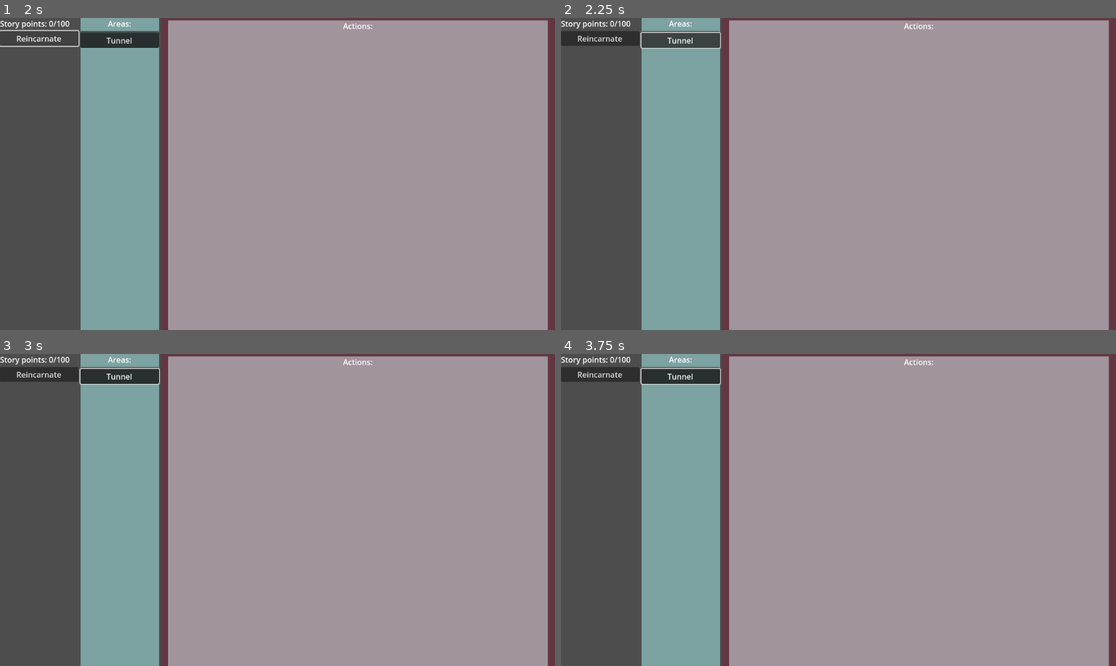
Above: before the commit, frames 1-4 (two rows, left to right).
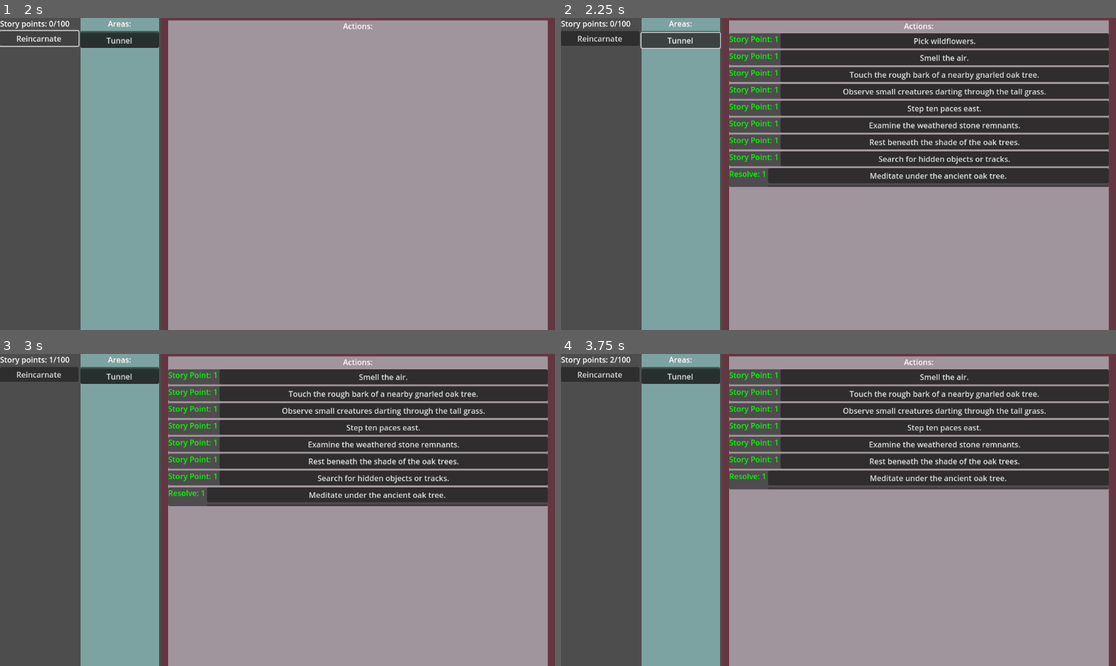
Above: after the commit, the same moments.

Repository: snipercup/Incremental-Chronicles
Game: Godot game, scene res://Scenes/main_menu.tscn
Two runs of this game, one before a commit and one after it. Both use one fixed random seed, a clock stepped at 60 frames per second and the inputs below.
Inputs (mouse positions are in pixels of both pictures, inside the frame that each line leads up to):
- Up to frame 1 (2 s): click "Start Game" at 0.5 s; click "Reincarnate" at 1.25 s
- Up to frame 2 (2.25 s): click "Tunnel" at 2 s
- Up to frame 3 (3 s): click (382, 375) at 2.75 s, where only the run after the commit has a clickable "Pick wildflowers."
- Up to frame 4 (3.75 s): click (943, 478) at 3.5 s, where only the run after the commit has a clickable "Search for hidden objects or …"

Frame 1 is identical in both runs. In frame 2, 30% of the frame differs, in the area x 30-99%, y 4-55%; in frame 3, 27%; in frame 4, 24%.
Error before the commit: Parse Error: Preload file "res://Scenes/story_action_free_ui.tscn" does not exist. (res://Scripts/storyaction/data/story_action_free.gd:4)

Commit message:
Add loop UI

Diff:
--- a/Scenes/action/story_action_loop_ui.tscn
+++ b/Scenes/action/story_action_loop_ui.tscn
@@ -1,6 +1,9 @@
-[gd_scene load_steps=2 format=3 uid="uid://casoq72ydqnei"]
+[gd_scene load_steps=3 format=3 uid="uid://casoq72ydqnei"]
 
 [ext_resource type="Script" uid="uid://clrlpehate1wv" path="res://Scripts/storyaction/ui/story_action_loop_ui.gd" id="1_2a1fg"]
+
+[sub_resource type="StyleBoxFlat" id="StyleBoxFlat_2a1fg"]
+bg_color = Color(0.300694, 0.592945, 0.814944, 1)
 
 [node name="StoryActionLoopUI" type="VBoxContainer" node_paths=PackedStringArray("cooldown_timer", "button", "progress_bar")]
 anchors_preset = 15
@@ -22,6 +25,8 @@
 
 [node name="ProgressBar" type="ProgressBar" parent="."]
 layout_mode = 2
+theme_override_styles/fill = SubResource("StyleBoxFlat_2a1fg")
+show_percentage = false
 
 [node name="Timer" type="Timer" parent="."]
 one_shot = true
--- a/Scripts/rewards_requirements_list_ui.gd
+++ b/Scripts/rewards_requirements_list_ui.gd
@@ -20,7 +20,6 @@
 # Provides an option to select viewing either rewards, requirements or both
 enum DisplayMode { REQUIREMENTS, REWARDS, BOTH }
 @export var display_mode: DisplayMode = DisplayMode.BOTH
-@export var story_points_label: Label = null
 
 var story_action: StoryAction
 # Signal to emit when the user right-clicks the container
@@ -48,10 +47,10 @@
 		for key in requirements.keys():
 			var needed = requirements[key]
 			var label_text = ""
-
-			if story_points_label:
-				var current = story_points_label.get_resource(key)
-				var max_value = story_points_label.get_resource("Max %s" % key)
+			var resource_manager: Node = get_resource_manager()
+			if resource_manager:
+				var current = resource_manager.get_resource(key)
+				var max_value = resource_manager.get_resource("Max %s" % key)
 
 				if max_value != 0:
 					# Include max value only if it’s greater than 0
@@ -94,3 +93,8 @@
 		print_debug("Right-click detected")
 		right_clicked.emit()
 		get_tree().get_first_node_in_group("helper").on_rewards_requirments_right_clicked(self)
+
+
+# The resource manager will handle rewards
+func get_resource_manager() -> Node:
+	return get_tree().get_first_node_in_group("helper").resource_manager
--- a/Scripts/storyaction/data/story_action_free.gd
+++ b/Scripts/storyaction/data/story_action_free.gd
@@ -1,7 +1,7 @@
 class_name FreeAction
 extends StoryAction
 
-var ui_scene: PackedScene = preload("res://Scenes/story_action_free_ui.tscn")
+var ui_scene: PackedScene = preload("res://Scenes/action/story_action_free_ui.tscn")
 # No additional logic needed — just perform the action
 func perform_action() -> void:
 	print("Performed free action: %s" % story_text)
--- a/Scripts/storyaction/data/story_action_loop.gd
+++ b/Scripts/storyaction/data/story_action_loop.gd
@@ -5,6 +5,7 @@
 var cooldown: float = 1.0
 
 func _init(data: Dictionary) -> void:
+	super(data)  # Call parent class _init function
 	cooldown = data.get("cooldown", 1.0)
 
 func perform_action() -> void:
--- a/Scripts/storyaction/ui/story_action_loop_ui.gd
+++ b/Scripts/storyaction/ui/story_action_loop_ui.gd
@@ -1,4 +1,4 @@
-extends Button
+extends VBoxContainer
 
 
 # This script is used with the StoryActionLoopUI scene
@@ -33,7 +33,7 @@
 
 # Handle action button press
 func _ready():
-	pressed.connect(_on_action_button_pressed)
+	button.pressed.connect(_on_action_button_pressed)
 
 # Start the cooldown process and fill progress bar
 func _on_action_button_pressed() -> void:
--- a/Scripts/storyaction/ui/story_action_ui.gd
+++ b/Scripts/storyaction/ui/story_action_ui.gd
@@ -25,7 +25,6 @@
 # Signal to emit when the action button is pressed
 signal action_pressed(control: Control)
 
-
 # Update the UI for this action
 func set_story_action(value: StoryAction) -> void:
 	story_action = value
@@ -43,7 +42,7 @@
 			# Add to the action_container
 			action_container.add_child(action_instance)
 
-
+# The resource manager will handle rewards
 func get_resource_manager() -> Node:
 	return get_tree().get_first_node_in_group("helper").resource_manager
 
--- a/Scripts/storyarea/story_area.gd
+++ b/Scripts/storyarea/story_area.gd
@@ -172,14 +172,18 @@
 
 #Example data:
 #{
-	#"stars": 1,
-	#"story_point_requirement": 0,
-	#"story_points": 1,
-	#"story_text": "Pick wildflowers.",
-	#"action_type": "salvage"
+  #"rewards": {
+	#"Story Point": 1.0
+  #},
+  #"story_text": "Search for hidden objects or tracks.",
+  #"action_type": "free"
 #}
 func create_action(data: Dictionary) -> StoryAction:
 	var action_type = data.get("action_type", "free").to_lower()
+	var story_text = data.get("story_text", "").to_lower()
+	if not story_text:
+		print_debug("no story text set for this action: " + str(data))
+		return null
 
 	match action_type:
 		"free":
